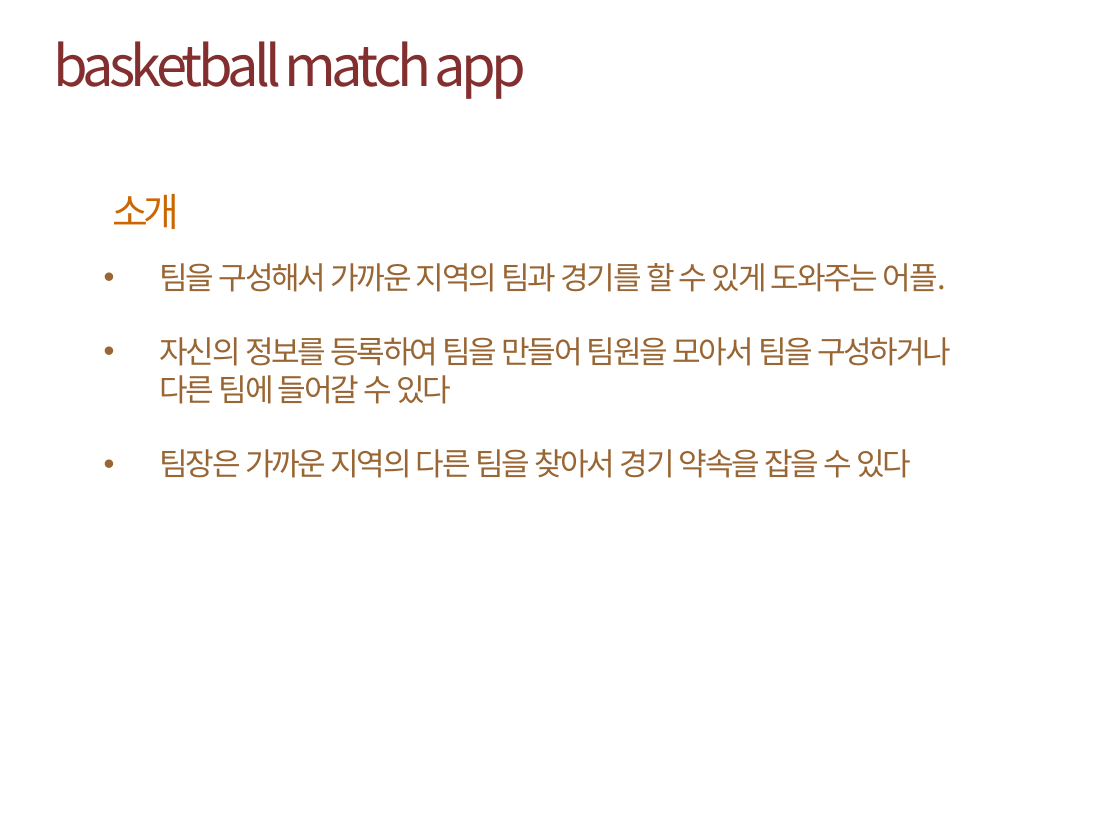
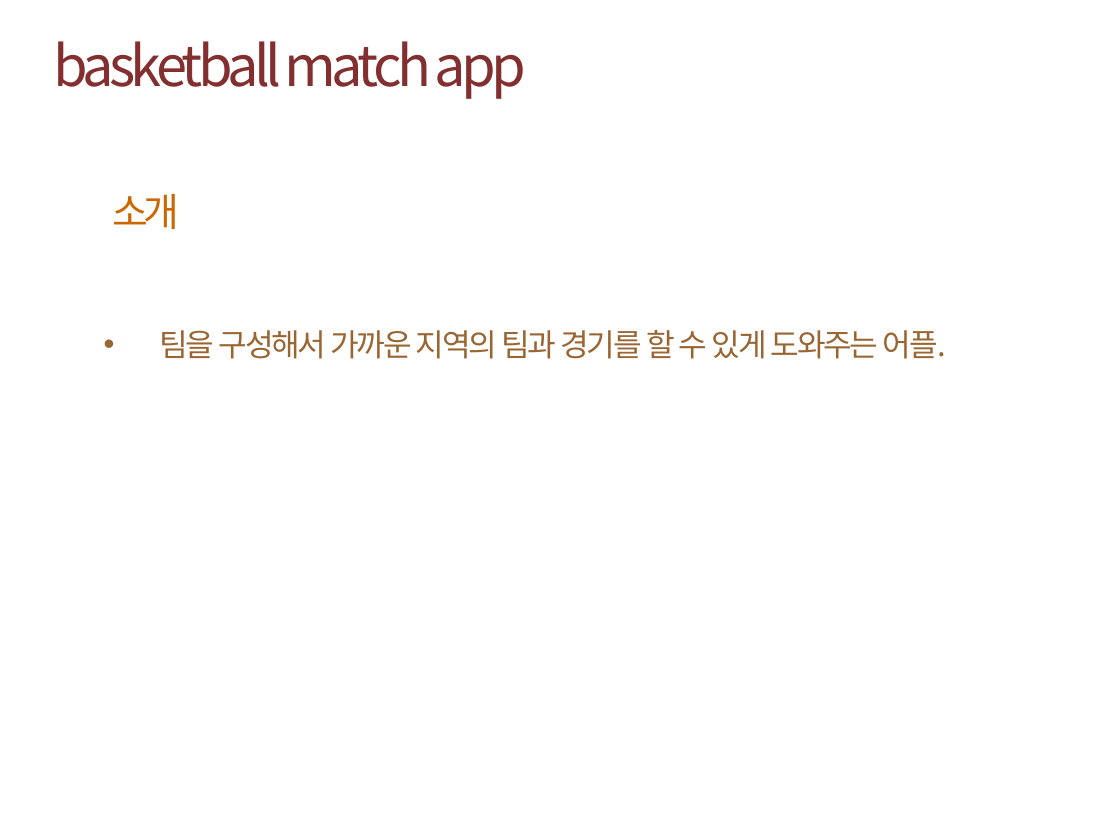
Before and after one commit to kare14/mobile, a slide deck: slide 2 of 모바일 중간보고서 20093296 배판근.pptx. Drawn at 1120x840 pixels with LibreOffice and Linux fonts; fonts in the diff are those of the drawing; background and template pictures are left out. Boxes give left, top, right and bottom in pixels: in the first picture for what was removed or moved away, otherwise in the second. Text is boxed around its words. In the diff, an @@ line names an element or a change of style, - is before the commit and + after.

```diff
--- a/모바일 중간보고서 20093296 배판근.pptx
+++ b/모바일 중간보고서 20093296 배판근.pptx
@@ text "팀을 구성해서 가까운 지역의 팀과 ..." moved from (x1=160, y1=263, x2=951, y2=478) to (x1=160, y1=330, x2=946, y2=359) @@
@@ text at (x1=160, y1=337, x2=951, y2=478): paragraphs removed @@
-• 자신의 정보를 등록하여 팀을 만들어 팀원을 모아서 팀을 구성하거나 다른 팀에 들어갈 수 있다
-• 팀장은 가까운 지역의 다른 팀을 찾아서 경기 약속을 잡을 수 있다
```
Also in this commit, not shown: 1 other slide changed, 3 slides added, 22 other files.
